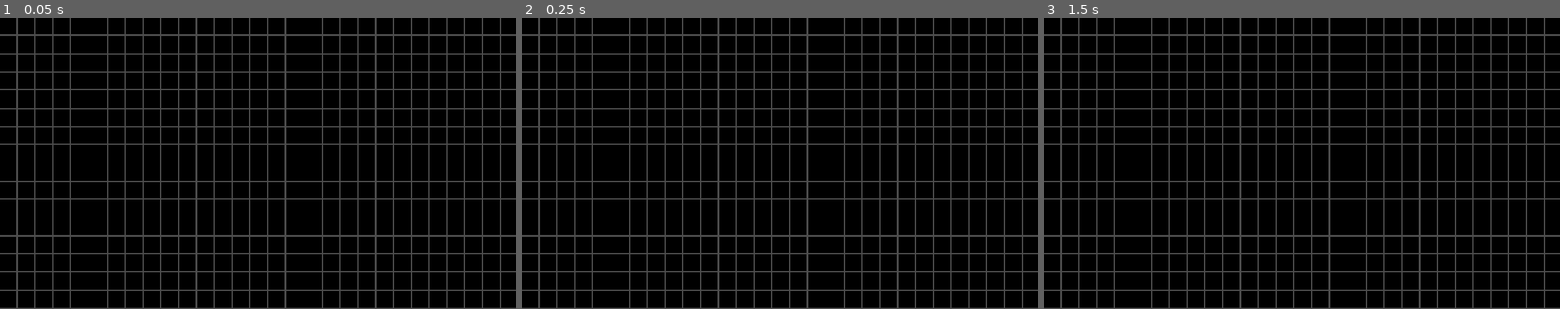
Above: before the commit, frames 1-3 (left to right).
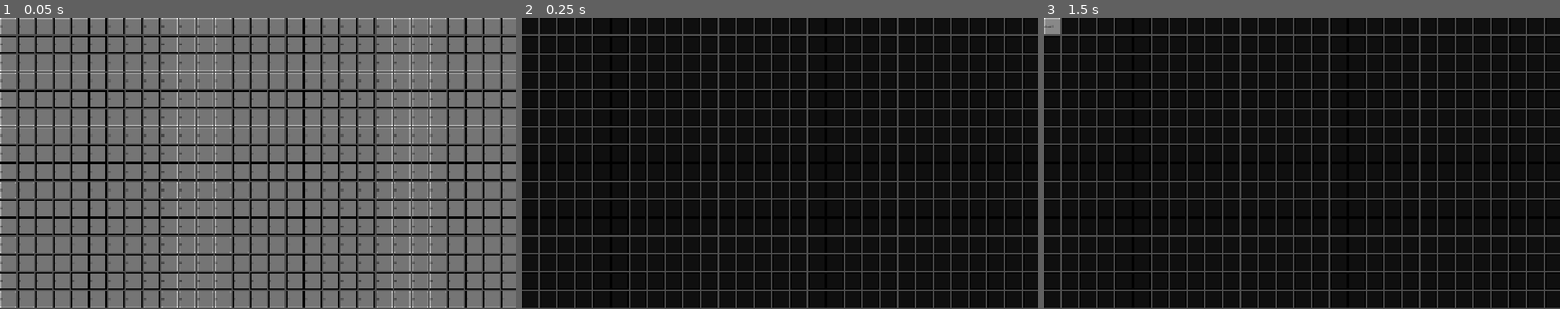
Above: after the commit, the same moments.

Repository: appleman-tryingmybest/Conway-Game-of-Life
Game: Godot game, scene res://main.tscn
The game is run twice, just before and just after one commit, with the same random seed, the same clock (stepped at 60 frames per second) and the same inputs.
Inputs (mouse positions are in pixels of both pictures, inside the frame that each line leads up to):
- Up to frame 1 (0.05 s): no input
- Up to frame 2 (0.25 s): no input
- Up to frame 3 (1.5 s): click (1054, 26) at 0.52 s; click (1054, 26) at 1.27 s

The runs differ from the first frame. In frame 1, 75% of the frame differs, in the area x 0-100%, y 0-100%; in frame 2, less than 0.1%; in frame 3, 0.2%.

Commit message:
More stuff
Added color state dead or alive
Made sure it searches for neighbours

Diff:
--- /dev/null
+++ b/Global.gd
@@ -0,0 +1,19 @@
+extends Node2D
+
+@export var timer_cooldown = 0.2
+
+var global_timer = 1
+
+signal ticked(update: int)
+@onready var timer := Timer.new()
+
+func _ready() -> void:
+	add_child(timer)
+	timer.wait_time = timer_cooldown
+	timer.timeout.connect(_timeout)
+	timer.ignore_time_scale = true
+	timer.start()
+
+func _timeout():
+	print("send ts")
+	ticked.emit()
--- a/grid_panel.gd
+++ b/grid_panel.gd
@@ -9,13 +9,17 @@
 	set(value):
 		cell_width = value
 
-var alpha: float = 0
-var my_color = Color(1, 1, 1)
+@export var birth : Array = [2, 3]
+@export var Survive : Array = [3]
+
+var amount = 0
 
 @onready var stylebox = get_theme_stylebox("panel")
 @onready var label = $Label
 @onready var col = $StaticBody2D/CollisionShape2D
-@onready var detection_area = $StaticBody2D/Area2D/CollisionShape2D
+@onready var detection_area = $Area2D/CollisionShape2D
+@onready var state = $StaticBody2D
+@onready var monitor = $Area2D
 
 func _ready():
 	#stylebox = get_theme_stylebox("panel").duplicate()
@@ -23,4 +27,27 @@
 	cell_height = get_parent().cell_height
 	cell_width = get_parent().cell_width
 	col.position = Vector2(cell_width/2, cell_height/2)
-	detection_area.position = col.global_position
+	detection_area.position = col.position
+	Global.ticked.connect(_check)
+
+
+func _check():
+	_match_state()
+	for i in monitor.get_overlapping_bodies():
+		if i.state == 1 and i != state:
+			amount += 1
+	label.text = "Amt: " + str(amount)
+	#print("yo we got these dudes for: ", amount)
+	amount = 0
+
+func _match_state():
+	match state.state:
+		0: self_modulate = Color(0, 0, 0)
+		1: self_modulate = Color(1, 1, 1)
+
+
+func _on_button_pressed() -> void:
+	if state.state == 0:
+		state.state = 1
+	else:
+		state.state == 0
--- a/grid_panel.tscn
+++ b/grid_panel.tscn
@@ -1,20 +1,21 @@
 [gd_scene format=3 uid="uid://bnvabewikr2lr"]
 
 [ext_resource type="Script" uid="uid://b2o3ig6i01do" path="res://grid_panel.gd" id="1_qpjan"]
+[ext_resource type="Script" uid="uid://cdjk58nhb42ih" path="res://static_body_2d.gd" id="2_ibfam"]
 
 [sub_resource type="StyleBoxFlat" id="StyleBoxFlat_ojnr2"]
-bg_color = Color(0, 0, 0, 1)
+bg_color = Color(1, 1, 1, 1)
 border_width_left = 2
 border_width_top = 2
 border_width_right = 2
 border_width_bottom = 2
 border_color = Color(0, 0, 0, 1)
 
+[sub_resource type="RectangleShape2D" id="RectangleShape2D_5le0k"]
+size = Vector2(110, 112)
+
 [sub_resource type="RectangleShape2D" id="RectangleShape2D_emoma"]
 size = Vector2(55, 56)
-
-[sub_resource type="RectangleShape2D" id="RectangleShape2D_5le0k"]
-size = Vector2(110, 112)
 
 [node name="PanelContainer" type="PanelContainer" unique_id=781534377]
 custom_minimum_size = Vector2(32, 32)
@@ -22,6 +23,14 @@
 offset_bottom = 32.0
 theme_override_styles/panel = SubResource("StyleBoxFlat_ojnr2")
 script = ExtResource("1_qpjan")
+
+[node name="Area2D" type="Area2D" parent="." unique_id=876226273]
+z_index = -2
+disable_mode = 1
+
+[node name="CollisionShape2D" type="CollisionShape2D" parent="Area2D" unique_id=986797907]
+shape = SubResource("RectangleShape2D_5le0k")
+debug_color = Color(1, 0, 0, 0)
 
 [node name="Label" type="Label" parent="." unique_id=487215786]
 modulate = Color(0, 0, 0, 1)
@@ -32,14 +41,14 @@
 
 [node name="StaticBody2D" type="StaticBody2D" parent="." unique_id=944194773]
 z_index = -1
+script = ExtResource("2_ibfam")
 
 [node name="CollisionShape2D" type="CollisionShape2D" parent="StaticBody2D" unique_id=914189964]
 shape = SubResource("RectangleShape2D_emoma")
 debug_color = Color(1, 1, 1, 0)
 
-[node name="Area2D" type="Area2D" parent="StaticBody2D" unique_id=876226273]
-z_index = -2
+[node name="Button" type="Button" parent="." unique_id=271199230]
+layout_mode = 2
 
-[node name="CollisionShape2D" type="CollisionShape2D" parent="StaticBody2D/Area2D" unique_id=986797907]
-shape = SubResource("RectangleShape2D_5le0k")
-debug_color = Color(1, 0, 0, 0)
+[connection signal="body_entered" from="Area2D" to="." method="_on_area_2d_body_entered"]
+[connection signal="pressed" from="Button" to="." method="_on_button_pressed"]
--- a/main.tscn
+++ b/main.tscn
@@ -1,8 +1,11 @@
 [gd_scene format=3 uid="uid://br2ogx7th13vl"]
 
+[ext_resource type="Script" uid="uid://c2587fj53rrmq" path="res://Global.gd" id="1_0xm2m"]
 [ext_resource type="PackedScene" uid="uid://doqu2kk6y4l1e" path="res://grid_container.tscn" id="1_ig7tw"]
 
 [node name="main" type="Node2D" unique_id=1157031587]
+script = ExtResource("1_0xm2m")
+timer_cooldown = 0.8
 
 [node name="Camera2D" type="Camera2D" parent="." unique_id=1246913222]
 
--- a/project.godot
+++ b/project.godot
@@ -15,12 +15,24 @@
 config/features=PackedStringArray("4.7", "Forward Plus")
 config/icon="res://icon.svg"
 
+[autoload]
+
+Global="*uid://c2587fj53rrmq"
+
 [display]
 
 window/size/viewport_width=1700
 window/size/viewport_height=960
 window/stretch/mode="canvas_items"
 window/stretch/aspect="expand"
+
+[input]
+
+Mouse1={
+"deadzone": 0.2,
+"events": [null, Object(InputEventMouseButton,"resource_local_to_scene":false,"resource_name":"","device":-1,"window_id":0,"alt_pressed":false,"shift_pressed":false,"ctrl_pressed":false,"meta_pressed":false,"button_mask":0,"position":Vector2(0, 0),"global_position":Vector2(0, 0),"factor":1.0,"button_index":1,"canceled":false,"pressed":false,"double_click":false,"script":null)
+]
+}
 
 [physics]
 
--- /dev/null
+++ b/static_body_2d.gd
@@ -0,0 +1,4 @@
+extends StaticBody2D
+
+
+var state = 0
Not shown, added: Global.gd.uid
Not shown, added: static_body_2d.gd.uid
